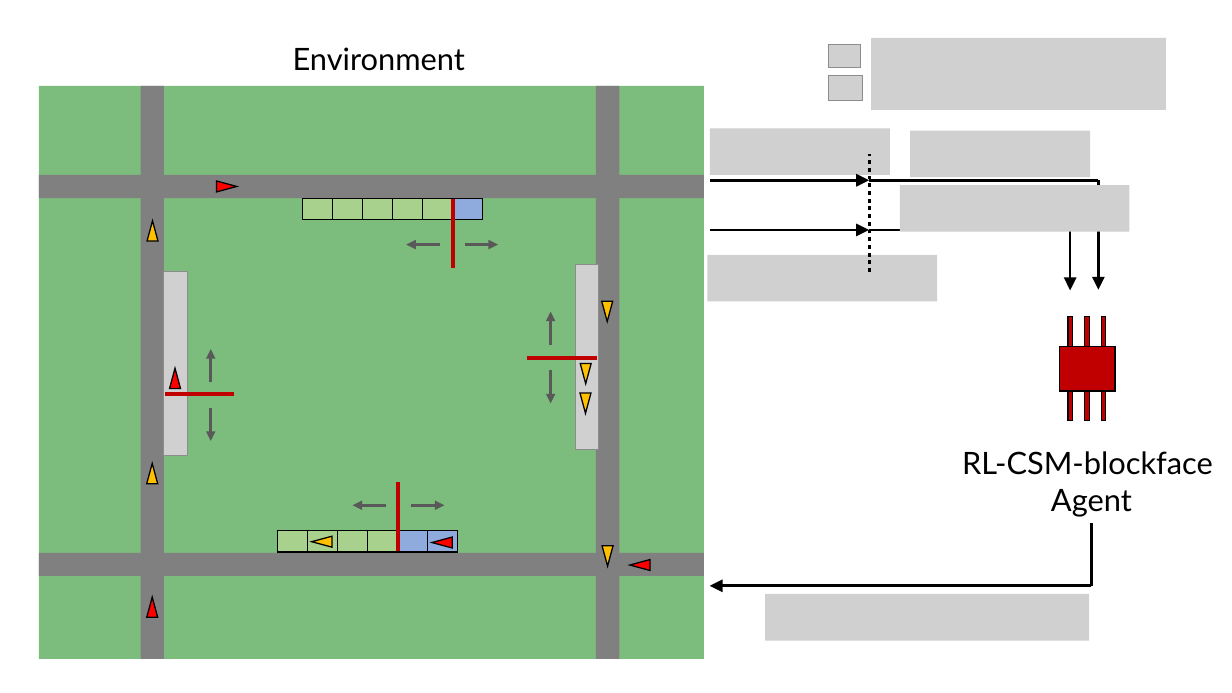
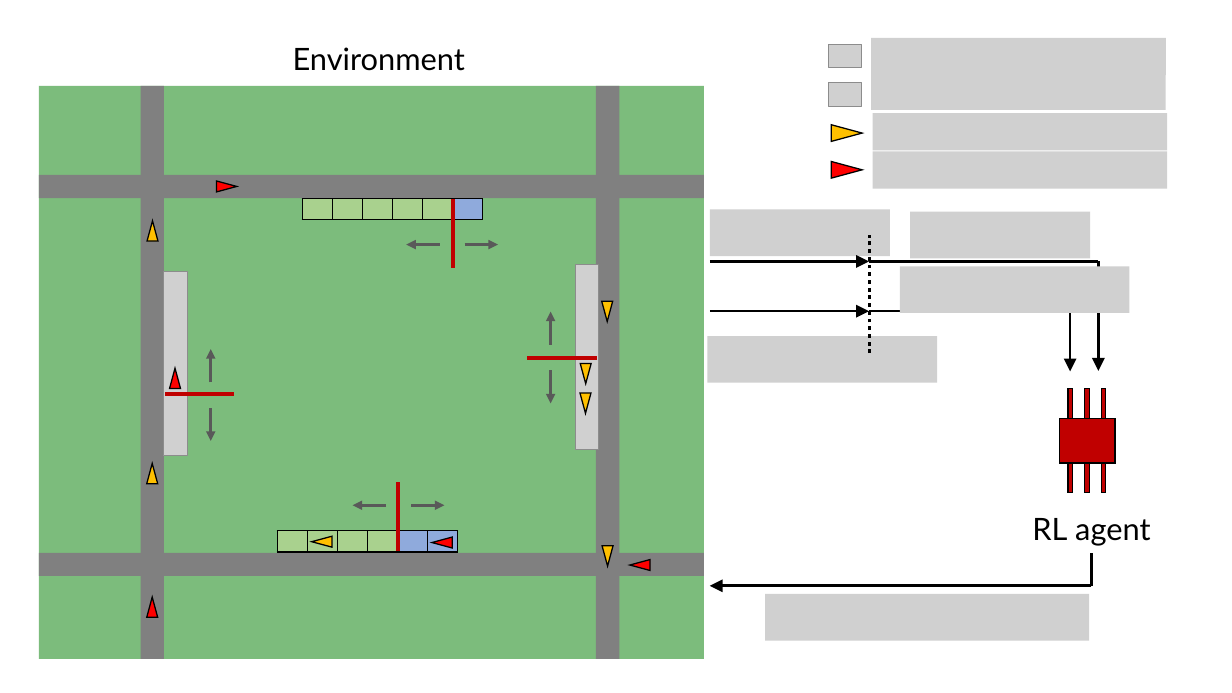
Before and after one commit to STAR-Lab-Curbside-Parking/curbside, a slide deck: slide 1 of ring/fig/blockface.pptx. Drawn at 1232x693 pixels with LibreOffice and Linux fonts; fonts in the diff are those of the drawing; grey boxes stand for pictures. Boxes give left, top, right and bottom in pixels: in the first picture for what was removed or moved away, otherwise in the second. Text is boxed around its words. In the diff, an @@ line names an element or a change of style, - is before the commit and + after.

```diff
--- a/ring/fig/blockface.pptx
+++ b/ring/fig/blockface.pptx
@@ picture: place and size @@
-picture at (829, 76, 863, 101)
+picture at (829, 82, 861, 106)
@@ picture added at (872, 113, 1167, 150) @@
@@ triangle added at (831, 124, 862, 141), fill #FFC000, outline #000000 1 pt @@
@@ picture removed at (910, 130, 1091, 177) @@
@@ triangle added at (831, 161, 862, 178), fill #FF0000, outline #000000 1 pt @@
@@ picture added at (872, 152, 1167, 189) @@
@@ picture removed at (900, 185, 1130, 231) @@
@@ picture added at (910, 212, 1091, 258) @@
@@ picture removed at (708, 255, 938, 301) @@
@@ picture added at (900, 266, 1130, 312) @@
@@ 4 arrows, 3 lines, 1 picture: place and size @@
-4 arrows, 3 lines, 1 picture at (710, 128, 1099, 290)
+4 arrows, 3 lines, 1 picture at (710, 210, 1099, 372)
@@ picture added at (708, 336, 938, 383) @@
@@ 4 rectangles: place and size @@
-4 rectangles at (1060, 316, 1116, 421)
+4 rectangles at (1060, 388, 1116, 493)
@@ text at (1032, 518, 1150, 546): text changed @@
-RL-CSM-blockface
-Agent
+RL agent
@@ line moved from (1092, 586) - (1092, 523) to (1092, 586) - (1092, 553) @@
```
Also in this commit, not shown: 3 other files.
